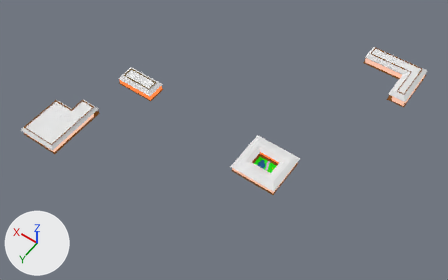
An edit to the FBX model Assets/Content/Models/Buildings/Buildings_Set_04.fbx, drawn before and after from the same camera.
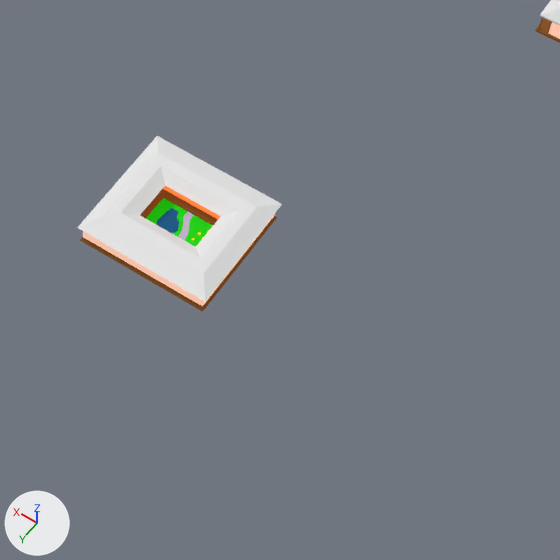
Each version is shown whole from a 50 mm camera at (-33.2, 38.8, 67.9) aimed at (-1.1, -6.1, -2.6), then close up on the part from 46% to 88% of the width and 32% to 100% of the height. The axes (+X, +Y, +Z) are drawn at lower left. The lights are the same throughout. Where no turn or scale is listed for an object, it has been applied to the vertices. Vertices at the same position are counted once.
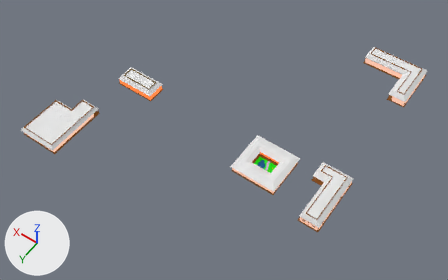
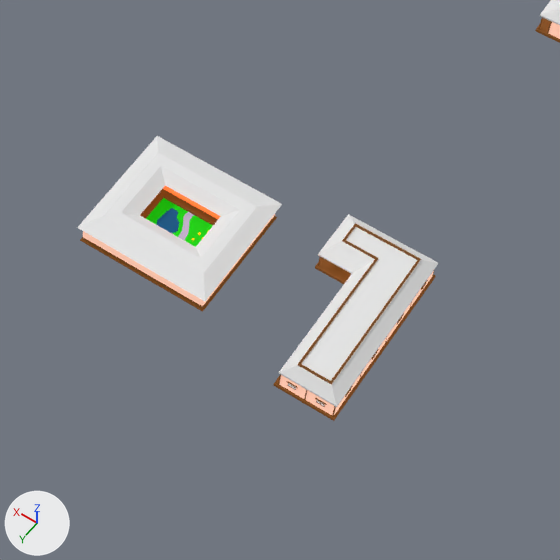
Commit message: add new building

Scene script edits in JSON lines:
```json
{"block": "me_cube_065", "where": "# used by ob_cube_042; location = (0.0, 0.0, 0.0)"}
{"op": "remove", "block": "me_cube_065", "code": "me_cube_065.from_pydata(...)  # 1382 vertices, 839 faces; spans x -20.0..21.1, y -32.0..11.2, z 0.0..1.7"}
{"op": "add", "block": "me_cube_065", "code": "me_cube_065.from_pydata(...)  # 1978 vertices, 1210 faces; spans x -20.3..21.1, y -32.0..11.2, z 0.0..1.7"}
{"block": "me_cube_065", "change": "me_cube_065 part 1: 332 vertices added at x -20.3..-15.6, y -8.3..0.7, z 0.0..1.7"}
```

Pixel boxes (x1, y1, x2, y2) of what changed, in the close-ups (560 x 560 px):
```json
{"object": "Cube.042", "change": "reshaped", "before": [77, 0, 560, 312], "after": [77, 0, 560, 421]}
{"part": 1, "of": "me_cube_065", "change": "added", "after": [273, 214, 438, 421]}
```
